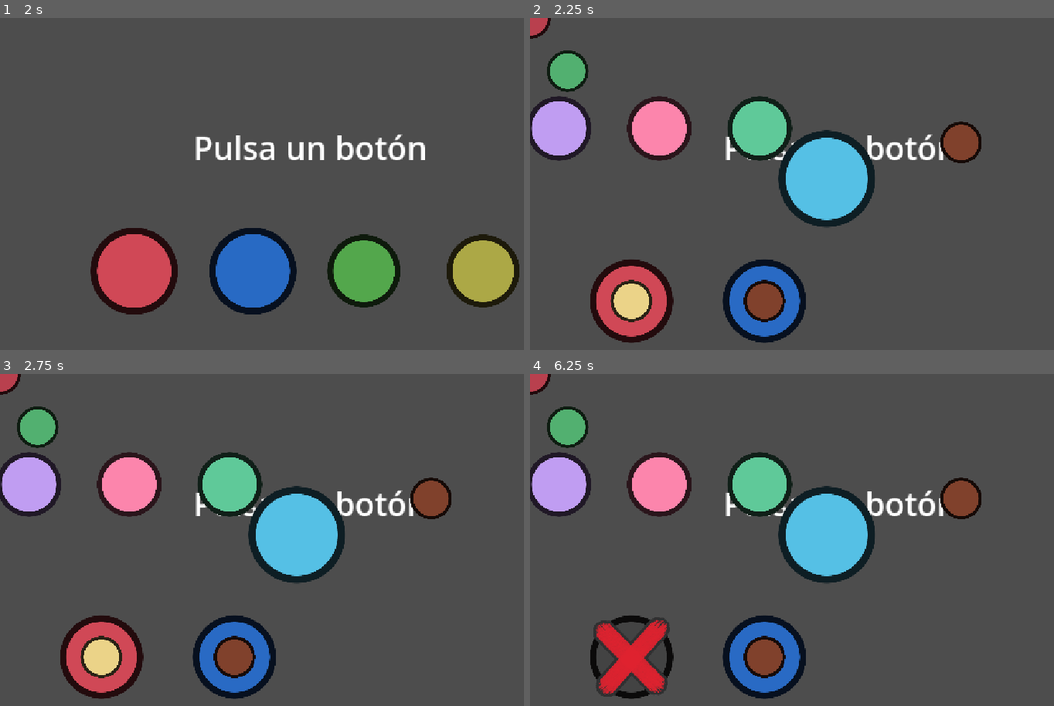
Above: before the commit, frames 1-4 (two rows, left to right).
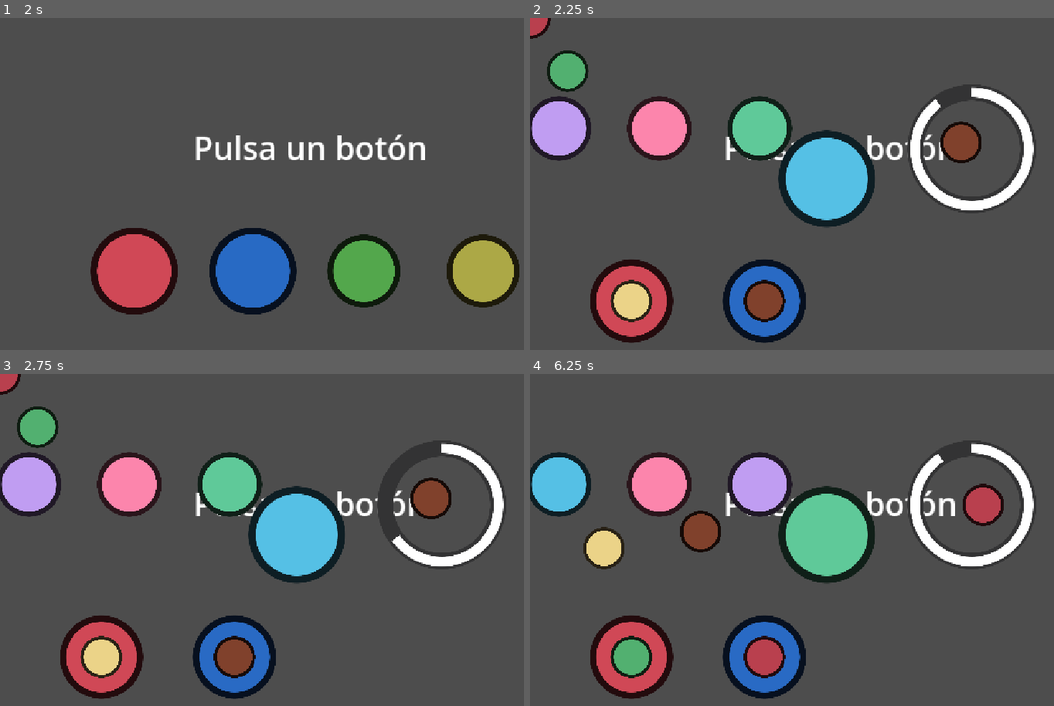
Above: after the commit, the same moments.

Repository: EduFdezSoy/MinijuegosMalagaJam
Game: Godot game, scene res://Scenes/PlayerSelection.tscn
Two runs of this game, one before a commit and one after it. Both use one fixed random seed, a clock stepped at 60 frames per second and the inputs below.
Inputs (mouse positions are in pixels of both pictures, inside the frame that each line leads up to):
- Up to frame 1 (2 s): tap Enter at 0.5 s; move the mouse to (445, 174) at 0.52 s; tap A (p1_button) at 0.6 s; tap Space (start_button) at 1.25 s; move the mouse to (183, 210) at 1.27 s; tap S (p2_button) at 1.35 s
- Up to frame 2 (2.25 s): tap Space (start_button) at 2 s; move the mouse to (902, 114) at 2.02 s; tap D (p3_button) at 2.1 s
- Up to frame 3 (2.75 s): no input
- Up to frame 4 (6.25 s): move the mouse to (807, 616) at 2.77 s; tap F (p4_button) at 2.85 s; move the mouse to (1022, 599) at 3.52 s; tap Space (start_button) at 3.6, 5, 5.75 s; move the mouse to (655, 496) at 4.27 s; tap A (p1_button) at 4.35 s; move the mouse to (870, 546) at 5.02 s; tap S (p2_button) at 5.1 s; move the mouse to (744, 460) at 5.77 s; tap D (p3_button) at 5.85 s

Frame 1 is identical in both runs. In frame 2, 3.1% of the frame differs, in the area x 71-97%, y 20-59%; in frame 3, 3.1%; in frame 4, 16%, in the area x 0-97%, y 0-98%.

Commit message:
feat: Efectos en el juego de comida y se ha añadido un Tween Animator que gestiona efectos de shake

Diff:
--- a/Scenes/Minigames/Minijuego_A_Comer.tscn
+++ b/Scenes/Minigames/Minijuego_A_Comer.tscn
@@ -3,9 +3,12 @@
 [ext_resource type="Script" uid="uid://cwgtrohnmnv21" path="res://Scripts/Minigames/Minijuego_A_Comer/MinigameLunchTime.gd" id="1_8oyy2"]
 [ext_resource type="Script" uid="uid://dulxaqsgd7jgj" path="res://Scripts/Minigames/Minijuego_A_Comer/FoodChecker.gd" id="2_n2y3l"]
 [ext_resource type="Script" uid="uid://c5i20f1q8e62p" path="res://Scripts/Minigames/Minijuego_A_Comer/PeopleLine.gd" id="3_0vj75"]
+[ext_resource type="Script" uid="uid://bkkhqthwrw70d" path="res://Scripts/Minigames/Minijuego_A_Comer/IncrementalCountDown.gd" id="3_i8n31"]
 [ext_resource type="Texture2D" uid="uid://cpdei0c4gficn" path="res://Assets/Sprites/GenericButton.png" id="4_upu7b"]
 [ext_resource type="Script" uid="uid://duyvboy7v2ung" path="res://Scripts/Minigames/Minijuego_A_Comer/MinigameActionButton.gd" id="5_n2y3l"]
+[ext_resource type="Texture2D" uid="uid://cy2hibh5s7vpg" path="res://Assets/Sprites/Minigames/ServingFoodMinigame/Circulo.png" id="5_r4lmr"]
 [ext_resource type="Texture2D" uid="uid://bfb5xuyyt1aw" path="res://Assets/Sprites/Minigames/ServingFoodMinigame/CruzRoja.png" id="6_0vj75"]
+[ext_resource type="Texture2D" uid="uid://doaea01dvkkww" path="res://Assets/Sprites/Minigames/ServingFoodMinigame/CirculoBlanco.png" id="6_hw2q6"]
 
 [node name="MinijuegoAComer" type="Node2D" unique_id=249033107 node_paths=PackedStringArray("foodChecker")]
 script = ExtResource("1_8oyy2")
@@ -23,11 +26,17 @@
 [node name="BeforeLinePosition" type="Node2D" parent="." unique_id=709121406]
 position = Vector2(-84, 206)
 
-[node name="FoodChecker" type="Node" parent="." unique_id=598215589 node_paths=PackedStringArray("peopleLine", "actionButtons", "foodSprites")]
+[node name="FoodChecker" type="Node" parent="." unique_id=598215589 node_paths=PackedStringArray("peopleLine", "actionButtons", "countDown", "foodSprites")]
 script = ExtResource("2_n2y3l")
 peopleLine = NodePath("../PeopleLine")
 actionButtons = NodePath("../FoodButtons")
+countDown = NodePath("CountDown")
 foodSprites = [NodePath("PatatasSprite"), NodePath("PalmeraSprite"), NodePath("TorteliniSprite"), NodePath("PizzaSprite")]
+
+[node name="CountDown" type="Node" parent="FoodChecker" unique_id=1181019987 node_paths=PackedStringArray("progress")]
+script = ExtResource("3_i8n31")
+initialCountDownTime = 2.0
+progress = NodePath("../TextureProgressBar")
 
 [node name="PatatasSprite" type="Sprite2D" parent="FoodChecker" unique_id=1433409565]
 modulate = Color(0.92156863, 0.8235294, 0.53333336, 1)
@@ -52,6 +61,17 @@
 position = Vector2(844.2, 244.2)
 scale = Vector2(0.2, 0.2)
 texture = ExtResource("4_upu7b")
+
+[node name="TextureProgressBar" type="TextureProgressBar" parent="FoodChecker" unique_id=233113909]
+offset_left = 695.0
+offset_top = 116.0
+offset_right = 1207.0
+offset_bottom = 628.0
+scale = Vector2(0.5, 0.5)
+step = 0.2
+fill_mode = 4
+texture_under = ExtResource("5_r4lmr")
+texture_progress = ExtResource("6_hw2q6")
 
 [node name="PeopleLine" type="Node" parent="." unique_id=2019209986 node_paths=PackedStringArray("firstInLinePosition", "lastInLinePosition", "secondInLinePosition", "beforeLinePosition", "peopleSprites")]
 script = ExtResource("3_0vj75")
--- a/Scripts/Minigames/Minijuego_A_Comer/FoodChecker.gd
+++ b/Scripts/Minigames/Minijuego_A_Comer/FoodChecker.gd
@@ -6,6 +6,7 @@
 var food : Dictionary[String,int] = {"Patatas"=0,"Palmera"=1,"Tortelini"=2,"Pizza"=3}
 # Representa el id de jugador y su comida asignada
 var currentFoodAvailableForPlayers: Dictionary[int,String]
+@export var countDown : IncrementalCountDown
 
 @export var foodSprites : Array[Node2D]
 
@@ -21,22 +22,48 @@
 	actionButtons.SetButtonSprites(currentFoodAvailableForPlayers,food)
 	SetNextFood()
 	peopleLine.Initialize()
+	countDown.StartCountDown()
+	countDown.CountDownFinished.connect(TimeIsUp)
 
-func PlayerPressedButton(playerId: int) -> bool:
+func TimeIsUp() -> void:
+	var playerIdEliminated : int
+	for playerId in currentFoodAvailableForPlayers.keys():
+		if(currentFoodAvailableForPlayers[playerId] == nextFood):
+			playerIdEliminated = playerId
+
+	DeletePlayer(playerIdEliminated)
+	if(currentFoodAvailableForPlayers.size() > 1):
+		ShowNextFood()
+		await get_tree().create_timer(0.5).timeout
+		countDown.NextCountDown()
+
+func PlayerPressedButton(playerId: int) -> void:
+	if(not currentFoodAvailableForPlayers.has(playerId)):
+		return
 	print("Player ",playerId," send: ",currentFoodAvailableForPlayers[playerId], " next food is: ",nextFood)
 	if(currentFoodAvailableForPlayers[playerId] == nextFood):
 		#Sonidito y efecto de acierto
 		ShowNextFood()
-		return true
+		countDown.StopCountDown()
+		await get_tree().create_timer(0.5).timeout
+		if currentFoodAvailableForPlayers.size() > 1:
+			countDown.NextCountDown()
 	else:
-		#Sonidito y efecto de error
+		DeletePlayer(playerId)
+		if(currentFoodAvailableForPlayers.size() <= 1):
+			countDown.StopCountDown()
+
+
+func IsPlayerEliminated(playerId : int) -> bool:
+	return currentFoodAvailableForPlayers.has(playerId)
+
+func DeletePlayer(playerId: int) -> void:
+	#Sonidito y efecto de error
 		actionButtons.DeletePlayer(playerId,food[currentFoodAvailableForPlayers[playerId]])
 		RemovePlayer(playerId)
 		if currentFoodAvailableForPlayers.size() == 1:
 			print("SE ACABÓ")
 			miniGameLunchTime.GameEnded(currentFoodAvailableForPlayers.keys()[0]+1)
-		return false
-
 
 func ShowNextFood() -> void:
 	HideSprites()
--- /dev/null
+++ b/Scripts/Minigames/Minijuego_A_Comer/IncrementalCountDown.gd
@@ -0,0 +1,38 @@
+extends Node
+class_name IncrementalCountDown
+
+@export var initialCountDownTime : float
+var lastCountDown : float
+@export var minimumCountDownTime : float = 0.2
+@export var incrementalTimeValue : float = 0.1
+@export var  progress :TextureProgressBar
+var currentCountDown : float
+var countDownActive : bool
+signal CountDownFinished
+
+
+
+func StartCountDown() -> void:
+	currentCountDown = initialCountDownTime
+	lastCountDown = currentCountDown
+	countDownActive = true
+
+func NextCountDown() -> void:
+	currentCountDown = max(lastCountDown - incrementalTimeValue, minimumCountDownTime)
+	lastCountDown = currentCountDown
+	countDownActive = true
+
+# Called every frame. 'delta' is the elapsed time since the previous frame.
+func _process(delta: float) -> void:
+	if countDownActive:
+		progress.value = (currentCountDown / lastCountDown) * 100
+		if(currentCountDown > 0) :
+			currentCountDown -= delta
+
+		if currentCountDown <= 0:
+			countDownActive = false
+			CountDownFinished.emit()
+
+
+func StopCountDown() -> void:
+	countDownActive = false
--- a/Scripts/Minigames/Minijuego_A_Comer/MinigameActionButton.gd
+++ b/Scripts/Minigames/Minijuego_A_Comer/MinigameActionButton.gd
@@ -15,14 +15,15 @@
 			var foodSpriteIndex = foodIndex[playerFoods[index]]
 			buttonSprites[index].show()
 			buttonFoodSprites[foodSpriteIndex].show()
-			var position = playerButtonPosition[index].position
+			var position = playerButtonPosition[index].global_position
 			buttonRedCross[index].hide()
-			buttonSprites[index].position = position
-			buttonRedCross[index].position = position
-			buttonFoodSprites[foodSpriteIndex].position = position
+			buttonSprites[index].global_position = position
+			buttonRedCross[index].global_position = position
+			buttonFoodSprites[foodSpriteIndex].global_position = position
 
 
 func DeletePlayer(playerId : int, foodId: int) -> void:
+	TweenAnimator.ShakeSprite(buttonSprites[playerId])
 	buttonSprites[playerId].modulate = playerEliminatedColor
 	buttonRedCross[playerId].show()
 	buttonFoodSprites[foodId].hide()
--- a/Scripts/Minigames/Minijuego_A_Comer/MinigameLunchTime.gd
+++ b/Scripts/Minigames/Minijuego_A_Comer/MinigameLunchTime.gd
@@ -14,5 +14,6 @@
 
 
 func OnPlayerPressed(playerId: int) -> void:
-	if not foodChecker.PlayerPressedButton(playerId-1):
+	foodChecker.PlayerPressedButton(playerId-1)
+	if not foodChecker.IsPlayerEliminated(playerId-1):
 		activePlayerIds.erase(playerId)
--- /dev/null
+++ b/Scripts/Tools/TweenAnimator.gd
@@ -0,0 +1,15 @@
+extends Node
+
+func ShakeSprite(sprite: Sprite2D, duration: float = 0.3, strength: float = 5.0) -> void:
+	var originalPosition: Vector2 = sprite.position
+	var elapsedTime: float = 0.0
+
+	while elapsedTime < duration:
+		var random_offset := Vector2(randf_range(-strength, strength),randf_range(-strength, strength))
+		sprite.position = originalPosition + random_offset
+
+		var step := minf(0.03, duration - elapsedTime)
+		await get_tree().create_timer(step).timeout
+		elapsedTime += step
+
+	sprite.position = originalPosition
--- a/project.godot
+++ b/project.godot
@@ -26,6 +26,7 @@
 InputController="*uid://tl65glayk1rn"
 PlayersController="*uid://dq3x1iskvffgi"
 MinigamesController="*uid://dp5jlxjjmk7e7"
+TweenAnimator="*uid://ly11a11xga2s"
 
 [display]
 
Binary file added: Assets/Sprites/Minigames/ServingFoodMinigame/Circulo.png
Not shown, added: Assets/Sprites/Minigames/ServingFoodMinigame/Circulo.png.import
Binary file added: Assets/Sprites/Minigames/ServingFoodMinigame/CirculoBlanco.png
Not shown, added: Assets/Sprites/Minigames/ServingFoodMinigame/CirculoBlanco.png.import
Not shown, added: Scripts/Minigames/Minijuego_A_Comer/IncrementalCountDown.gd.uid
Not shown, added: Scripts/Tools/TweenAnimator.gd.uid
